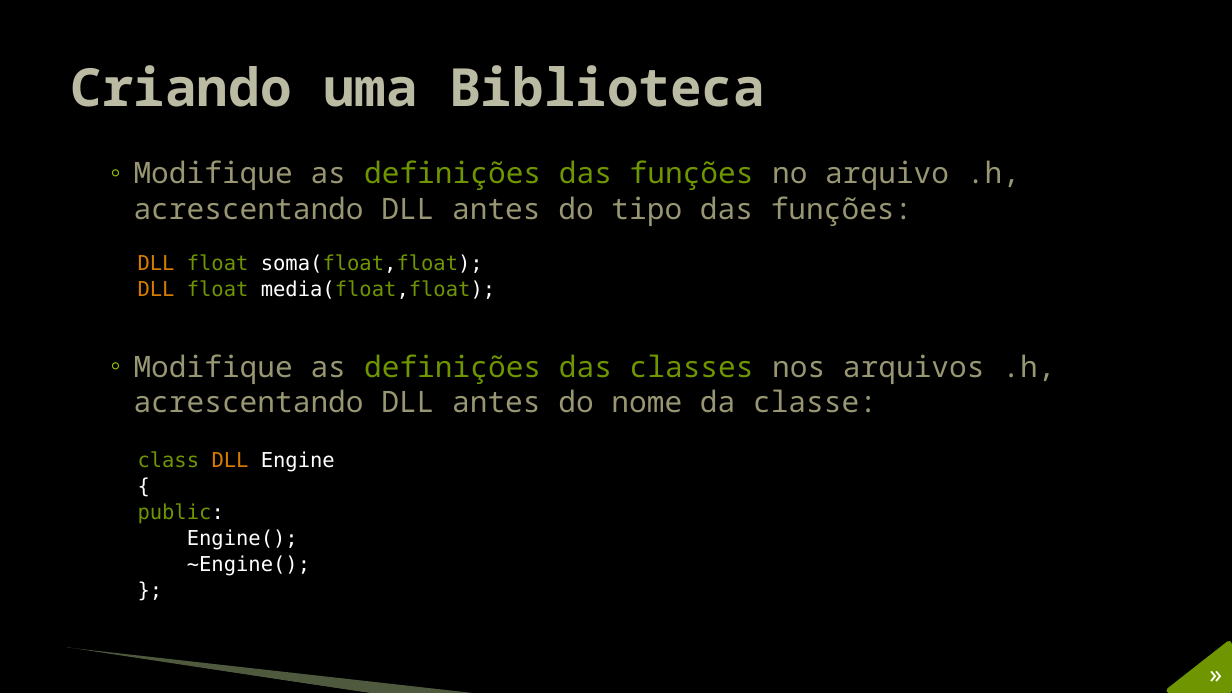
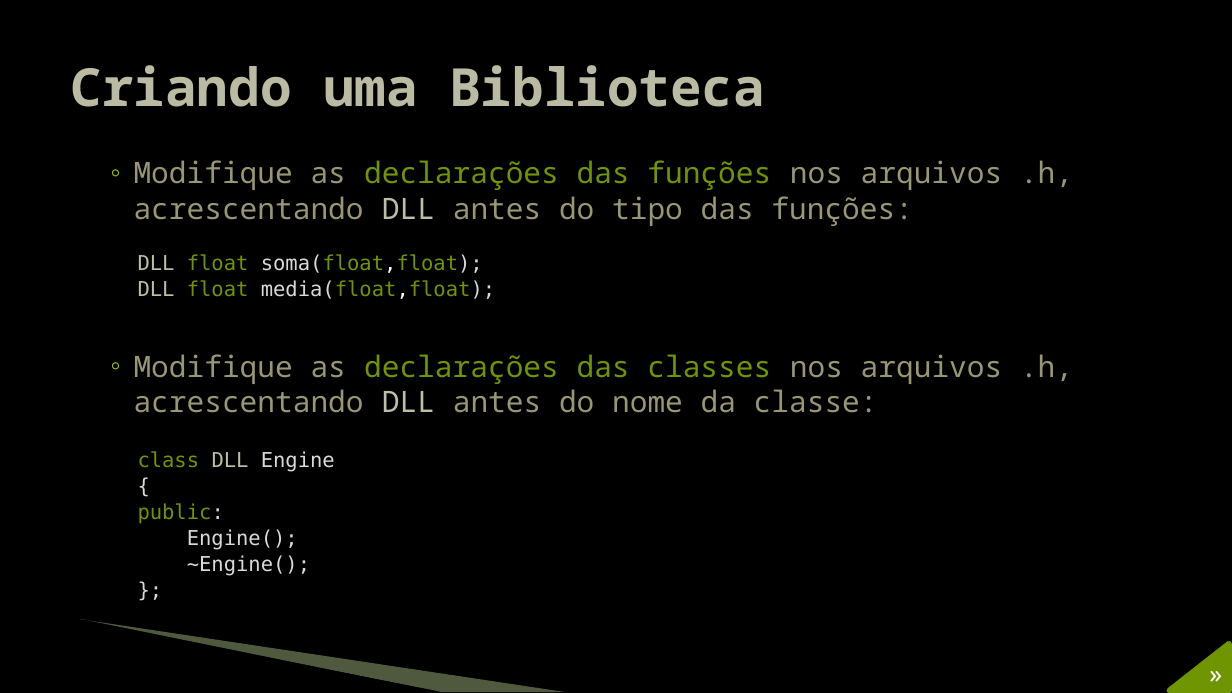
Before and after one commit to JudsonSS/Jogos, a slide deck: slide 9 of Slides/29. Distribuição do Jogo.pptx (slide 7 before the commit). Drawn at 1232x693 pixels with LibreOffice and Linux fonts; fonts in the diff are those of the drawing; background and template pictures are left out. Boxes give left, top, right and bottom in pixels: in the first picture for what was removed or moved away, otherwise in the second. Text is boxed around its words. In the diff, an @@ line names an element or a change of style, - is before the commit and + after.

```diff
--- a/Slides/29. Distribuição do Jogo.pptx
+++ b/Slides/29. Distribuição do Jogo.pptx
@@ text at <box>134,160,1073,413</box>: text changed @@
-  ◦ Modifique as definições das funções no arquivo .h, acrescentando DLL antes do tipo das funções:
-  ◦ Modifique as definições das classes nos arquivos .h, acrescentando DLL antes do nome da classe:
+  ◦ Modifique as declarações das funções nos arquivos .h,
+    acrescentando DLL antes do tipo das funções:
+  ◦ Modifique as declarações das classes nos arquivos .h,
+    acrescentando DLL antes do nome da classe:
@@ text "DLL float soma(float,float);" at <box>138,254,495,299</box>: text colour #D77C01 to #BDBFA2 in "DLL", "DLL"; text colour #FFFFFF to #D9D9D9 in "soma(float,float);", "media(float,float);" @@
@@ text "class DLL Engine" at <box>138,451,335,576</box>: text colour #D77C01 to #BDBFA2 in "DLL"; text colour #FFFFFF to #D9D9D9 in "Engine", "{", "public:", "Engine();" and 2 more places @@
@@ freeform shape: place and size @@
-freeform shape at <box>66,649,374,693</box>
+freeform shape at <box>78,621,440,692</box>
@@ freeform shape: place and size @@
-freeform shape at <box>67,648,481,693</box>
+freeform shape at <box>80,619,566,692</box>
```
Also in this commit, not shown: 14 other slides changed, 2 slides added.
